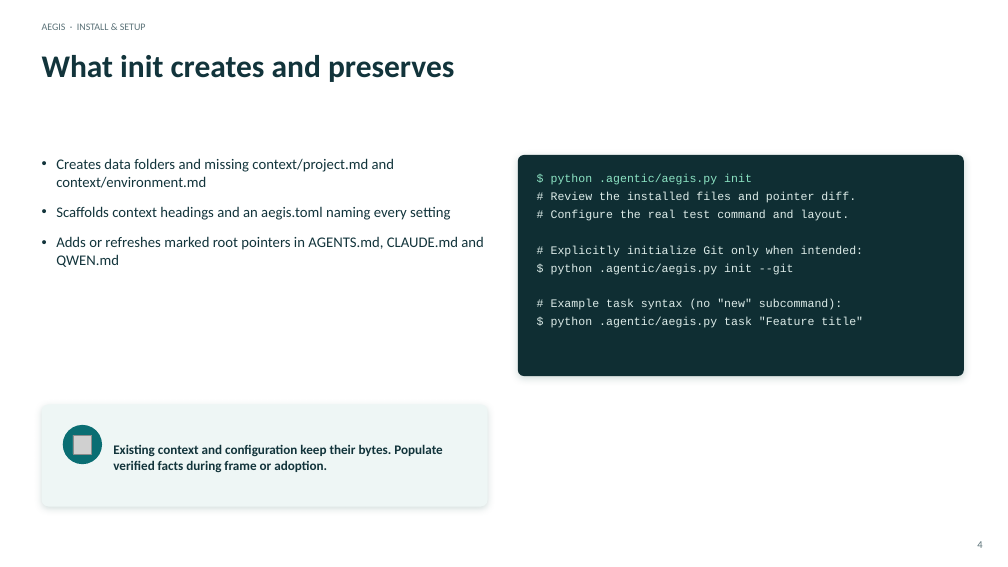
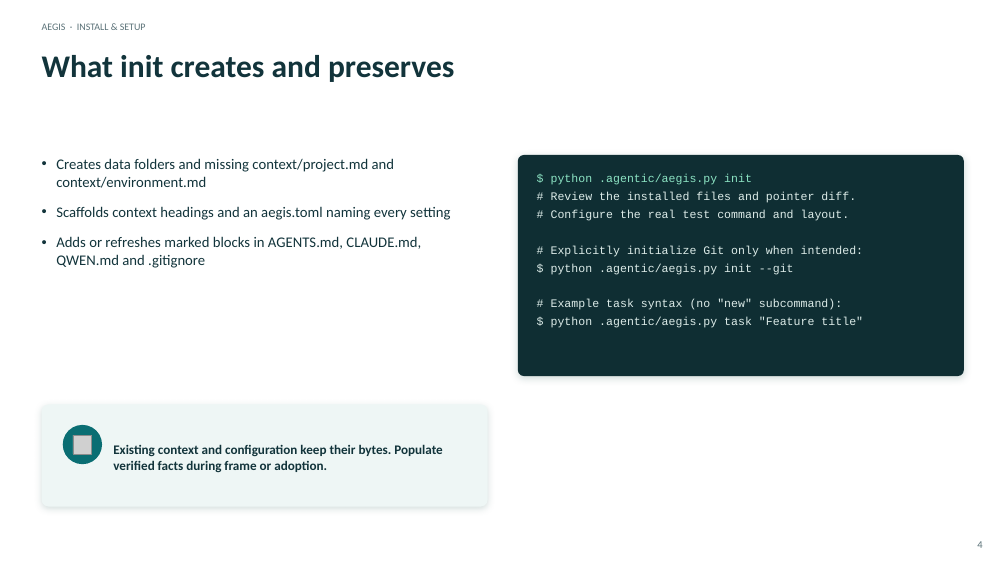
Before and after one commit to DDP-Engineering/Agentic_Engineering_Governance_Integrity_System, a slide deck: slide 4 of 06_SoftwareDocu/01_Install_and_Setup.pptx. Drawn at 1008x567 pixels with LibreOffice and Linux fonts; fonts in the diff are those of the drawing; grey boxes stand for pictures. Boxes give left, top, right and bottom in pixels: in the first picture for what was removed or moved away, otherwise in the second. Text is boxed around its words. In the diff, an @@ line names an element or a change of style, - is before the commit and + after.

```diff
--- a/06_SoftwareDocu/01_Install_and_Setup.pptx
+++ b/06_SoftwareDocu/01_Install_and_Setup.pptx
@@ text at (x1=56, y1=236, x2=421, y2=268): text changed @@
-• Adds or refreshes marked root pointers in AGENTS.md, CLAUDE.md and QWEN.md
+• Adds or refreshes marked blocks in AGENTS.md, CLAUDE.md, QWEN.md and .gitignore
```
Also in this commit, not shown: 3 other slides changed, 30 other files.
